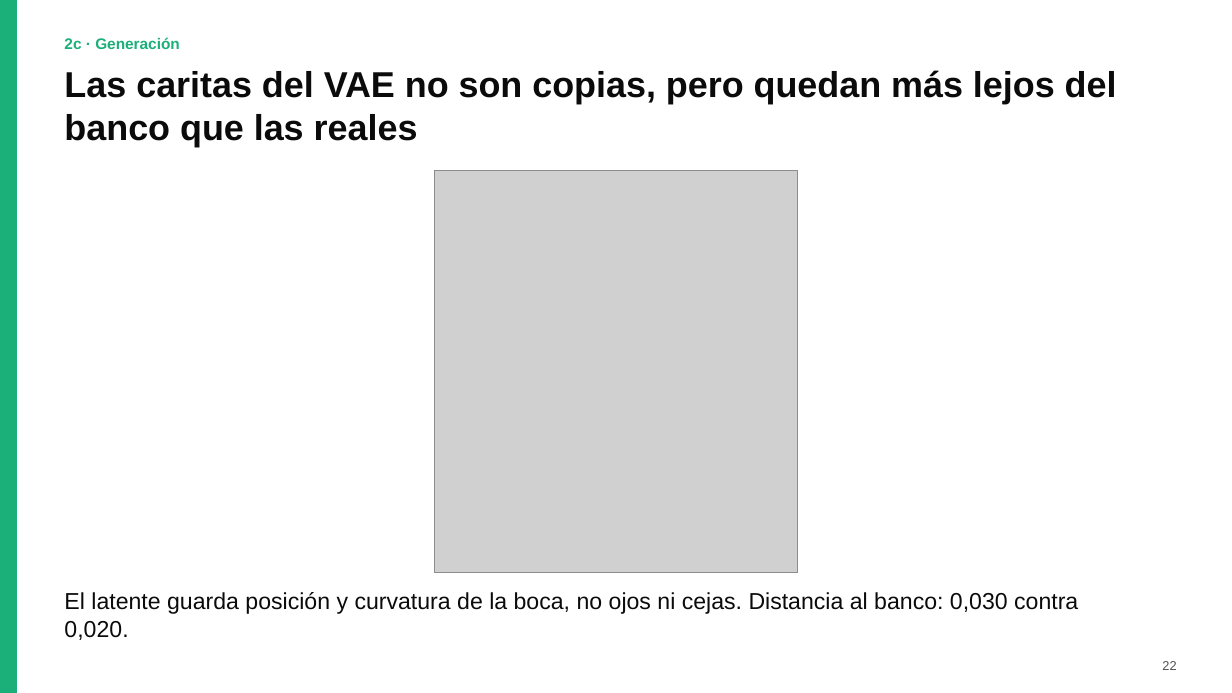
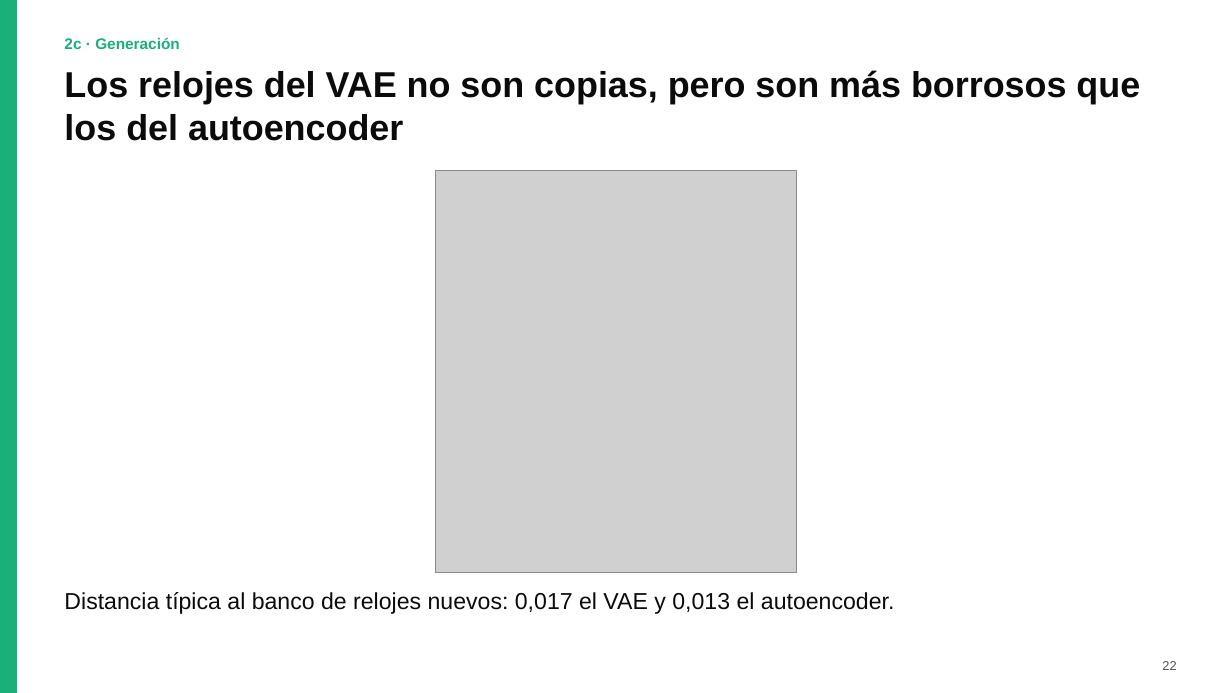
Before and after one commit to AgusBrunero/SIA-Grupo-8, a slide deck: slide 22 of TP5/docs/presentacion/TP5_Grupo8.pptx. Drawn at 1232x693 pixels with LibreOffice and Linux fonts; fonts in the diff are those of the drawing; grey boxes stand for pictures. Boxes give left, top, right and bottom in pixels: in the first picture for what was removed or moved away, otherwise in the second. Text is boxed around its words. In the diff, an @@ line names an element or a change of style, - is before the commit and + after.

```diff
--- a/TP5/docs/presentacion/TP5_Grupo8.pptx
+++ b/TP5/docs/presentacion/TP5_Grupo8.pptx
@@ text at box(64, 70, 1140, 141): text changed @@
-Las caritas del VAE no son copias, pero quedan más lejos del banco que las reales
+Los relojes del VAE no son copias, pero son más borrosos que los del autoencoder
@@ text at box(64, 592, 895, 614): text changed @@
-El latente guarda posición y curvatura de la boca, no ojos ni cejas. Distancia al banco: 0,030 contra 0,020.
+Distancia típica al banco de relojes nuevos: 0,017 el VAE y 0,013 el autoencoder.
```
Also in this commit, not shown: 6 other slides changed, 15 other files.
